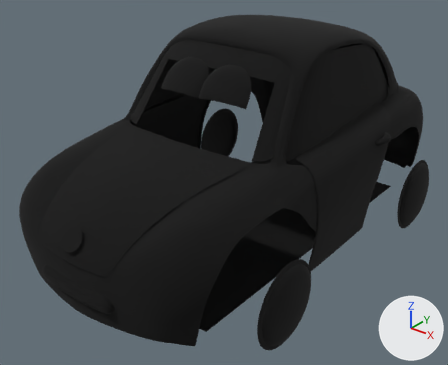
The glTF model car2.glb, before and after one commit.
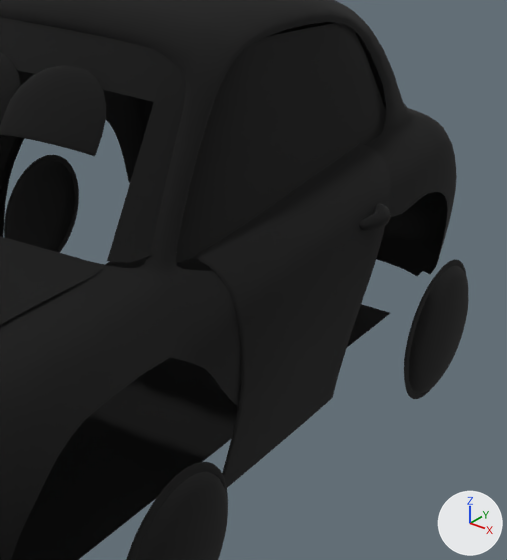
Each version is shown whole from a 50 mm lens placed at (3.1, -4.17, 3.43), pointed at (-0.02, -0.28, 1.02), then close up on the part from 44% to 100% of the width and 9% to 84% of the height. Every picture has the same lights, and +X, +Y and +Z are marked at lower right. Vertices at the same position are counted once.

The first close-up shows 'carH'.
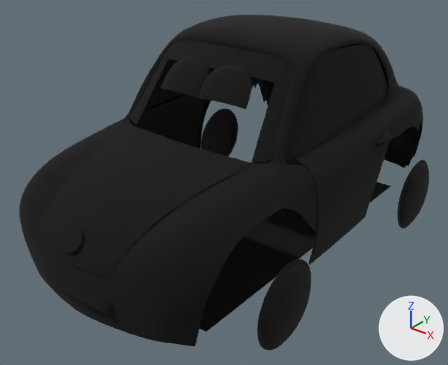
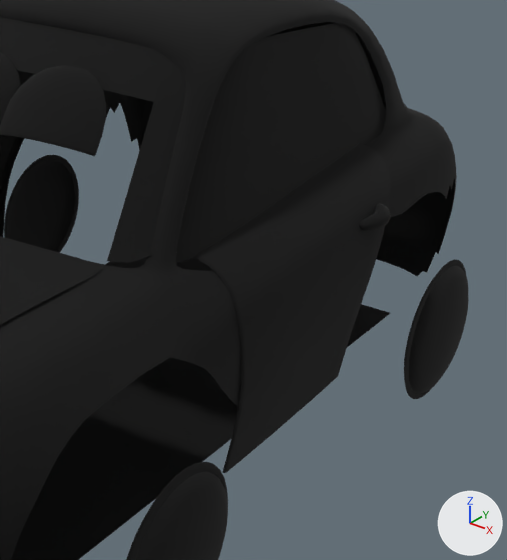
Location of each change, (x1, y1, x2, y2) in pixels of the close-ups (507 x 560 px):
part 1 of me_mesh_0, deleted (black)
    before: (222, 377, 338, 487)
part 2 of me_mesh_0, deleted (black)
    before: (106, 103, 140, 183)
part 3 of me_mesh_0, deleted
    before: (427, 178, 455, 274)

The change, as a diff of the scene's bpy script:
```diff
--- a/car2.glb.py
+++ b/car2.glb.py
@@ me_mesh_0 @@
 # used by ob_carh; location = (0.0, 0.0, 0.0)
 # verts and faces of me_mesh_0; kept vertices keep their numbers, new ones are numbered from 3617
 # before: 1281 (1.01, 0.43, 0.68) at pixel (331, 382), 1282 (1.01, 0.28, 0.68) at pixel (315, 396), 1285 (0.99, 0.43, 0.57) at pixel (325, 403), 1286 (0.99, 0.28, 0.57) at pixel (310, 417), 1303 (1.02, -0.14, 0.68) at pixel (268, 437)
 # before: 1304 (1.0, -0.14, 0.57) at pixel (262, 458), 1323 (0.99, 0.51, 0.68), 1324 (1.0, 0.5, 0.68) at pixel (338, 376), 1325 (0.99, 0.5, 0.57) at pixel (332, 397), 1326 (0.98, 0.51, 0.56) at pixel (331, 397)
 # before: 1351 (1.02, -0.47, 0.68) at pixel (226, 472), 1352 (1.01, -0.48, 0.68) at pixel (222, 472), 1353 (1.0, -0.47, 0.57), 1354 (0.99, -0.48, 0.56)
-me_mesh_0.from_pydata(...)  # 3617 vertices, 6068 faces; spans x -1.26..1.26, y -2.03..1.93, z 0.38..2.35
+me_mesh_0.from_pydata(...)  # 3554 vertices, 5944 faces; spans x -1.26..1.26, y -2.03..1.93, z 0.38..2.35
+# me_mesh_0 part 1
+delete_vertices([1285, 1286, 1304, 1325, 1326, 1353, 1354])  # with the faces that use them
+# me_mesh_0 part 2
+# 25 vertices are removed from x -1.01..-0.85, y 1.51..1.71, z 0.66..1.2
+# 51 faces are deleted
+# me_mesh_0 part 3
+# 23 vertices are removed from x 0.91..1.01, y 1.51..1.71, z 0.73..1.2
+# 47 faces are deleted
 me_mesh_0.materials.append(mat_trans)
```
